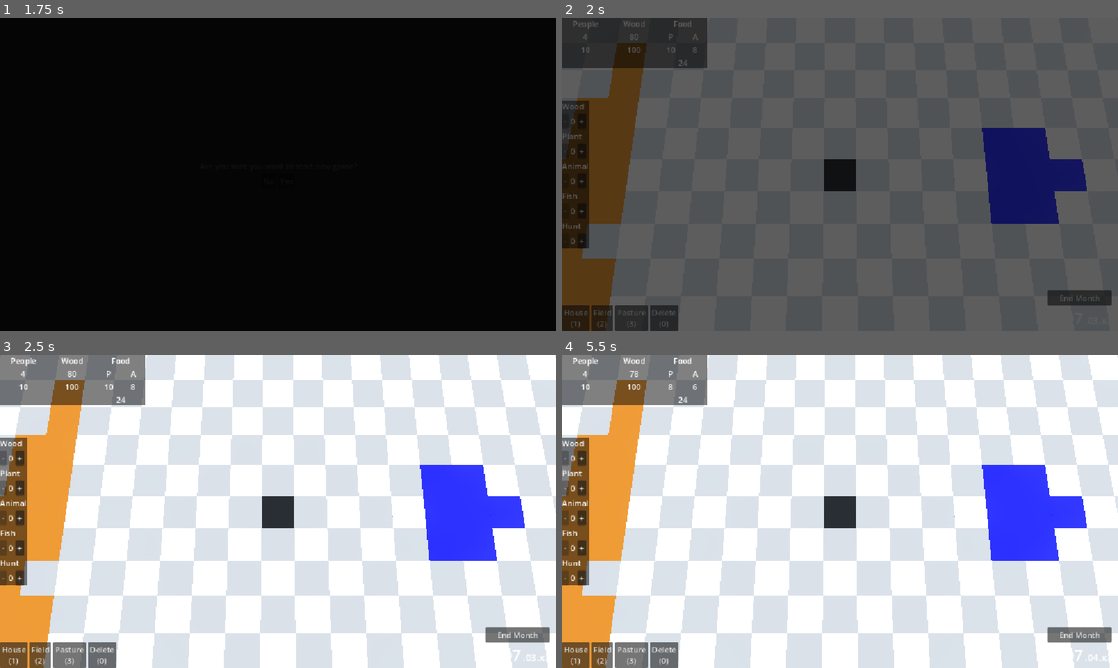
Above: before the commit, frames 1-4 (two rows, left to right).
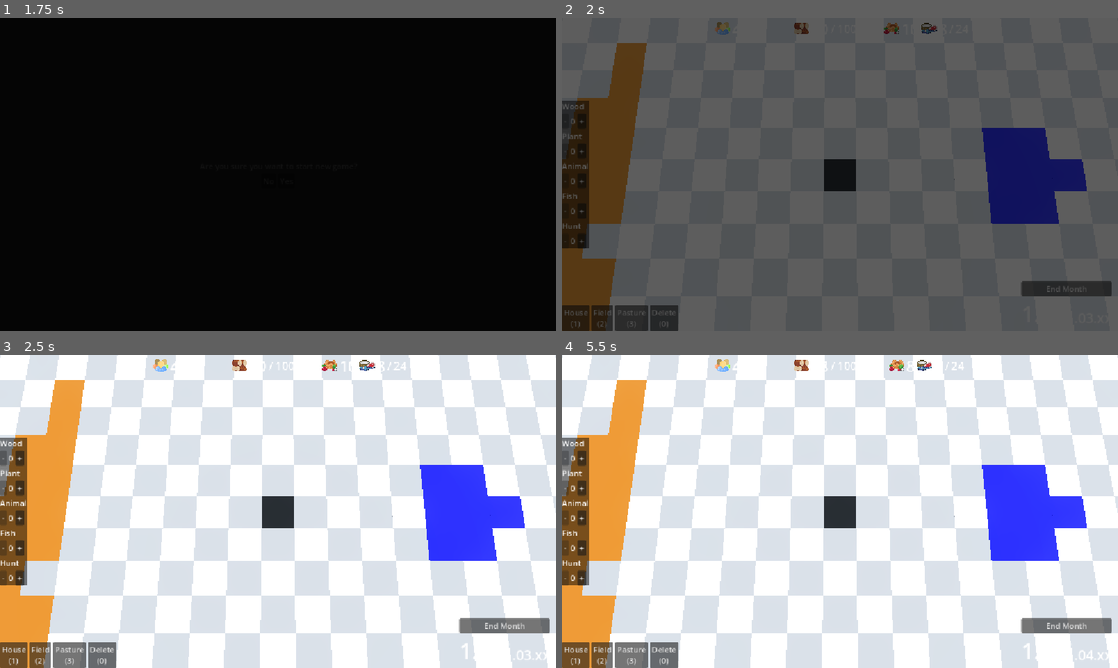
Above: after the commit, the same moments.

Repository: KaschaArtem/Hamlet
Game: Godot game, scene res://scenes/active_scenes/main_menu.tscn
Same seed, same stepped clock (60 frames per second), same inputs: the game is played once before the commit and once after it.
Inputs (mouse positions are in pixels of both pictures, inside the frame that each line leads up to):
- Up to frame 1 (1.75 s): click "New Game" at 0.5 s; click "Yes" at 1.25 s
- Up to frame 2 (2 s): no input
- Up to frame 3 (2.5 s): click "House (1)" at 2 s
- Up to frame 4 (5.5 s): click "Field (2)" at 2.75 s; click "Pasture (3)" at 3.5 s; click "End Month" at 4.25 s; tap Enter at 5 s; move the mouse to (962, 495) at 5.02 s; tap R (clear_building_action) at 5.1 s; click (962, 495) at 5.17 s

Frame 1 is identical in both runs. In frame 2, 5.1% of the frame differs, in the area x 0-99%, y 0-92%; in frame 3, 5.6%, in the area x 0-99%, y 0-98%; in frame 4, 5.6%.

Commit message:
update resources ui

Diff:
--- a/scenes/game_scenes/user_interface/resources_ui.tscn
+++ b/scenes/game_scenes/user_interface/resources_ui.tscn
@@ -1,122 +1,132 @@
 [gd_scene format=3 uid="uid://cedvrgudrsxyh"]
 
 [ext_resource type="Script" uid="uid://cl3qbvvbbnpxg" path="res://scripts/game/user_interface/resources_ui.gd" id="1_a6usm"]
+[ext_resource type="Texture2D" uid="uid://cv0nmbphmy0jw" path="res://assets/icons/game_ui/people.png" id="2_fa87v"]
+[ext_resource type="Texture2D" uid="uid://dqfvur08x50bq" path="res://assets/icons/game_ui/logs.png" id="3_smf15"]
+[ext_resource type="Texture2D" uid="uid://kmc3ta7bd3co" path="res://assets/icons/game_ui/plant_food.png" id="4_g5x1v"]
+[ext_resource type="Texture2D" uid="uid://18fjarycseyc" path="res://assets/icons/game_ui/animal_food.png" id="5_o35ey"]
 
 [node name="ResourcesUI" type="Control" unique_id=988245277 node_paths=PackedStringArray("actual_people", "max_people", "actual_wood", "max_wood", "actual_plant_food", "actual_animal_food", "max_food")]
+texture_filter = 1
 layout_mode = 3
-anchors_preset = 0
-offset_right = 300.0
-offset_bottom = 104.0
+anchors_preset = 15
+anchor_right = 1.0
+anchor_bottom = 1.0
+grow_horizontal = 2
+grow_vertical = 2
 script = ExtResource("1_a6usm")
 actual_people = NodePath("Resources/People/Actual")
 max_people = NodePath("Resources/People/Max")
 actual_wood = NodePath("Resources/Wood/Actual")
 max_wood = NodePath("Resources/Wood/Max")
-actual_plant_food = NodePath("Resources/Food/HBoxContainer/PlantFood/Actual")
-actual_animal_food = NodePath("Resources/Food/HBoxContainer/AnimalFood/Actual")
+actual_plant_food = NodePath("Resources/Food/ActualPlant")
+actual_animal_food = NodePath("Resources/Food/Actual")
 max_food = NodePath("Resources/Food/Max")
 
-[node name="ColorRect" type="ColorRect" parent="." unique_id=1922388004]
-layout_mode = 1
-anchors_preset = 15
-anchor_right = 1.0
-anchor_bottom = 1.0
-grow_horizontal = 2
-grow_vertical = 2
-color = Color(0, 0, 0, 0.49803922)
-
 [node name="Resources" type="HBoxContainer" parent="." unique_id=421341636]
+custom_minimum_size = Vector2(1152, 0)
 layout_mode = 0
-offset_right = 300.0
-offset_bottom = 50.0
+offset_right = 1152.0
+offset_bottom = 45.0
 size_flags_vertical = 0
 alignment = 1
 
-[node name="People" type="VBoxContainer" parent="Resources" unique_id=742004798]
+[node name="People" type="HBoxContainer" parent="Resources" unique_id=2045737727]
+custom_minimum_size = Vector2(175, 0)
 layout_mode = 2
-size_flags_horizontal = 3
-size_flags_vertical = 0
 alignment = 1
 
-[node name="Label" type="Label" parent="Resources/People" unique_id=1500239129]
+[node name="PeopleImage" type="TextureRect" parent="Resources/People" unique_id=620601726]
+custom_minimum_size = Vector2(32, 32)
 layout_mode = 2
-text = "People"
-horizontal_alignment = 1
+size_flags_horizontal = 4
+size_flags_vertical = 4
+texture = ExtResource("2_fa87v")
+expand_mode = 5
 
 [node name="Actual" type="Label" parent="Resources/People" unique_id=998056677]
 layout_mode = 2
+theme_override_font_sizes/font_size = 32
 text = "-1"
 horizontal_alignment = 1
 
+[node name="Slash" type="Label" parent="Resources/People" unique_id=743380895]
+layout_mode = 2
+theme_override_font_sizes/font_size = 24
+text = "/"
+
 [node name="Max" type="Label" parent="Resources/People" unique_id=927937722]
 layout_mode = 2
+theme_override_font_sizes/font_size = 24
 text = "-1"
 horizontal_alignment = 1
 
-[node name="Wood" type="VBoxContainer" parent="Resources" unique_id=4845409]
+[node name="Wood" type="HBoxContainer" parent="Resources" unique_id=54526621]
+custom_minimum_size = Vector2(175, 0)
 layout_mode = 2
-size_flags_horizontal = 3
-size_flags_vertical = 0
 alignment = 1
 
-[node name="Label" type="Label" parent="Resources/Wood" unique_id=493561513]
+[node name="WoodImage" type="TextureRect" parent="Resources/Wood" unique_id=2018252265]
+custom_minimum_size = Vector2(32, 32)
 layout_mode = 2
-text = "Wood"
-horizontal_alignment = 1
+size_flags_vertical = 4
+texture = ExtResource("3_smf15")
+expand_mode = 5
 
 [node name="Actual" type="Label" parent="Resources/Wood" unique_id=1060881592]
 layout_mode = 2
+theme_override_font_sizes/font_size = 32
 text = "-1"
 horizontal_alignment = 1
 
+[node name="Slash" type="Label" parent="Resources/Wood" unique_id=1272143537]
+layout_mode = 2
+theme_override_font_sizes/font_size = 24
+text = "/"
+
 [node name="Max" type="Label" parent="Resources/Wood" unique_id=310275433]
 layout_mode = 2
+theme_override_font_sizes/font_size = 24
 text = "-1"
 horizontal_alignment = 1
 
-[node name="Food" type="VBoxContainer" parent="Resources" unique_id=1480561712]
+[node name="Food" type="HBoxContainer" parent="Resources" unique_id=1401960069]
+custom_minimum_size = Vector2(236, 0)
 layout_mode = 2
-size_flags_horizontal = 3
-
-[node name="Label" type="Label" parent="Resources/Food" unique_id=1044235314]
-layout_mode = 2
-text = "Food"
-horizontal_alignment = 1
-
-[node name="HBoxContainer" type="HBoxContainer" parent="Resources/Food" unique_id=529259855]
-layout_mode = 2
-
-[node name="PlantFood" type="VBoxContainer" parent="Resources/Food/HBoxContainer" unique_id=780704286]
-layout_mode = 2
-size_flags_horizontal = 3
 alignment = 1
 
-[node name="Label" type="Label" parent="Resources/Food/HBoxContainer/PlantFood" unique_id=1273166326]
+[node name="PlantImage" type="TextureRect" parent="Resources/Food" unique_id=2015937356]
+custom_minimum_size = Vector2(32, 32)
 layout_mode = 2
-text = "P"
-horizontal_alignment = 1
+size_flags_vertical = 4
+texture = ExtResource("4_g5x1v")
+expand_mode = 1
 
-[node name="Actual" type="Label" parent="Resources/Food/HBoxContainer/PlantFood" unique_id=219311854]
+[node name="ActualPlant" type="Label" parent="Resources/Food" unique_id=219311854]
 layout_mode = 2
+theme_override_font_sizes/font_size = 32
 text = "-1"
 horizontal_alignment = 1
 
-[node name="AnimalFood" type="VBoxContainer" parent="Resources/Food/HBoxContainer" unique_id=1812814372]
+[node name="AnimalImage" type="TextureRect" parent="Resources/Food" unique_id=488372238]
+custom_minimum_size = Vector2(32, 32)
 layout_mode = 2
-size_flags_horizontal = 3
-alignment = 1
+size_flags_vertical = 4
+texture = ExtResource("5_o35ey")
 
-[node name="Label" type="Label" parent="Resources/Food/HBoxContainer/AnimalFood" unique_id=1685144961]
+[node name="Actual" type="Label" parent="Resources/Food" unique_id=104728778]
 layout_mode = 2
-text = "A"
-horizontal_alignment = 1
-
-[node name="Actual" type="Label" parent="Resources/Food/HBoxContainer/AnimalFood" unique_id=104728778]
-layout_mode = 2
+theme_override_font_sizes/font_size = 32
 text = "-1"
 horizontal_alignment = 1
 
+[node name="Slash" type="Label" parent="Resources/Food" unique_id=993549387]
+layout_mode = 2
+theme_override_font_sizes/font_size = 24
+text = "/"
+
 [node name="Max" type="Label" parent="Resources/Food" unique_id=1841917571]
 layout_mode = 2
+theme_override_font_sizes/font_size = 24
 text = "-1"
 horizontal_alignment = 1
--- a/scenes/game_scenes/user_interface/time_ui.tscn
+++ b/scenes/game_scenes/user_interface/time_ui.tscn
@@ -39,14 +39,14 @@
 [node name="Year" type="Label" parent="VBoxContainer/MonthCount" unique_id=353908956]
 layout_mode = 2
 size_flags_vertical = 8
-theme_override_font_sizes/font_size = 32
+theme_override_font_sizes/font_size = 46
 text = "1207"
 
 [node name="Month" type="Label" parent="VBoxContainer/MonthCount" unique_id=1397682785]
-custom_minimum_size = Vector2(0, 32)
+custom_minimum_size = Vector2(0, 42)
 layout_mode = 2
 size_flags_vertical = 8
-theme_override_font_sizes/font_size = 20
+theme_override_font_sizes/font_size = 28
 text = ".03.xx"
 
 [connection signal="pressed" from="VBoxContainer/EndMonthButton" to="." method="_on_end_month_button_pressed"]
Binary file added: assets/icons/game_ui/animal_food.png
Not shown, added: assets/icons/game_ui/animal_food.png.import
Binary file added: assets/icons/game_ui/logs.png
Not shown, added: assets/icons/game_ui/logs.png.import
Binary file added: assets/icons/game_ui/people.png
Not shown, added: assets/icons/game_ui/people.png.import
Binary file added: assets/icons/game_ui/plant_food.png
Not shown, added: assets/icons/game_ui/plant_food.png.import
